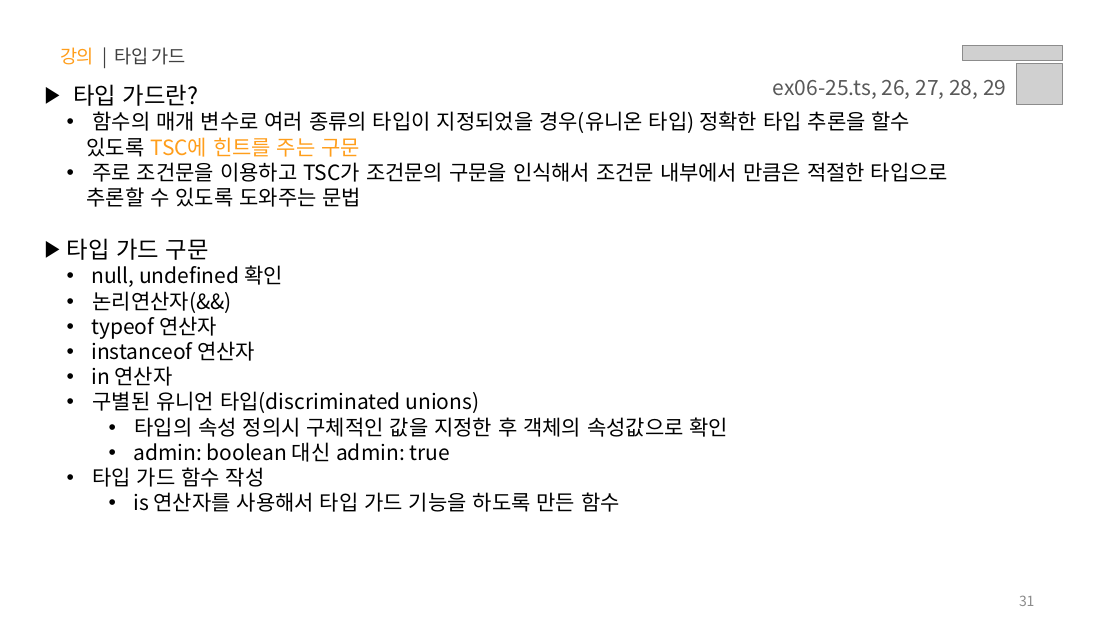
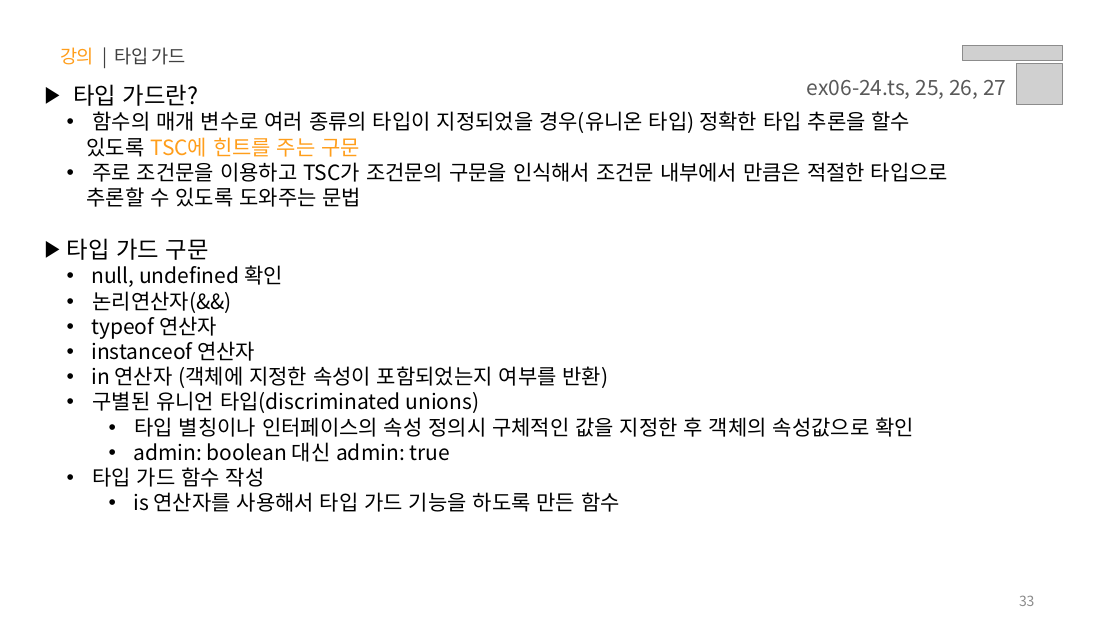
Before and after one commit to yebin-jeong/learn-js, a slide deck: slide 33 of PPT/06.자바스크립트 - 타입스크립트.pptx (slide 31 before the commit). Drawn at 1120x630 pixels with LibreOffice and Linux fonts; fonts in the diff are those of the drawing; grey boxes stand for pictures. Boxes give left, top, right and bottom in pixels: in the first picture for what was removed or moved away, otherwise in the second. Text is boxed around its words. In the diff, an @@ line names an element or a change of style, - is before the commit and + after.

```diff
--- a/PPT/06.자바스크립트 - 타입스크립트.pptx
+++ b/PPT/06.자바스크립트 - 타입스크립트.pptx
@@ text at bbox=[807, 80, 1006, 99]: text changed @@
-ex06-25.ts, 26, 27, 28, 29
+ex06-24.ts, 25, 26, 27
@@ text at bbox=[91, 366, 609, 388]: text changed @@
-  • in 연산자
+  • in 연산자 (객체에 지정한 속성이 포함되었는지 여부를 반환)
@@ text at bbox=[134, 417, 914, 437]: text changed @@
-    • 타입의 속성 정의시 구체적인 값을 지정한 후 객체의 속성값으로 확인
+    • 타입 별칭이나 인터페이스의 속성 정의시 구체적인 값을 지정한 후 객체의 속성값으로 확인
@@ page number at bbox=[1019, 595, 1035, 606]: text changed @@
-31
+33
```
Also in this commit, not shown: 19 other slides changed, 3 slides added, 1 slide removed.
